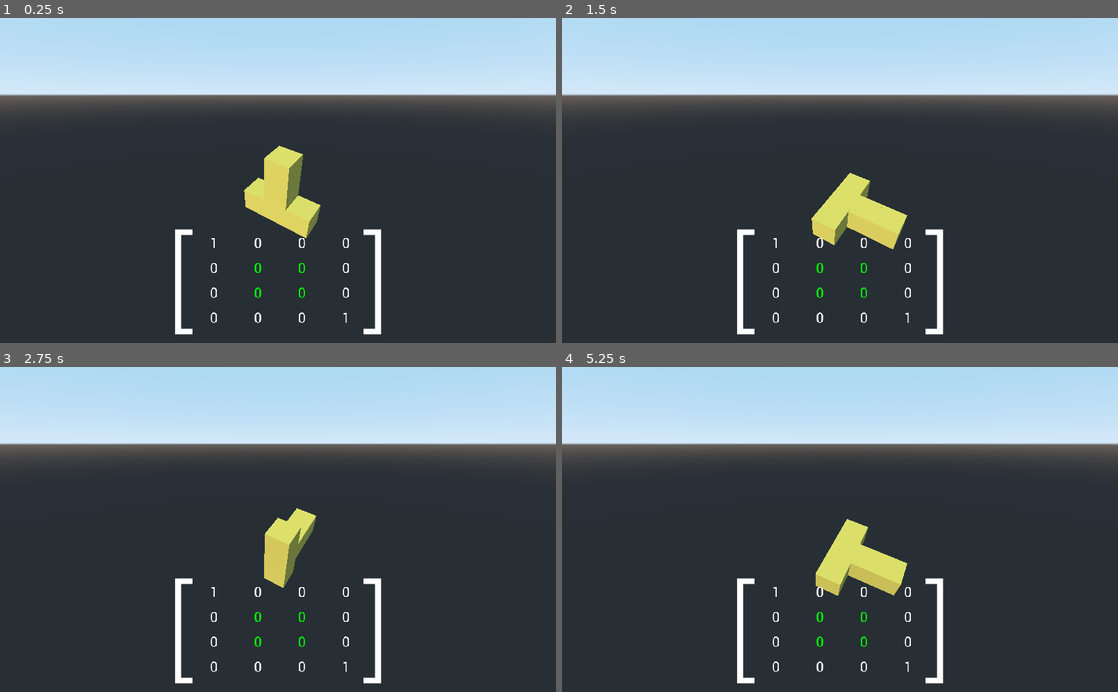
Above: before the commit, frames 1-4 (two rows, left to right).
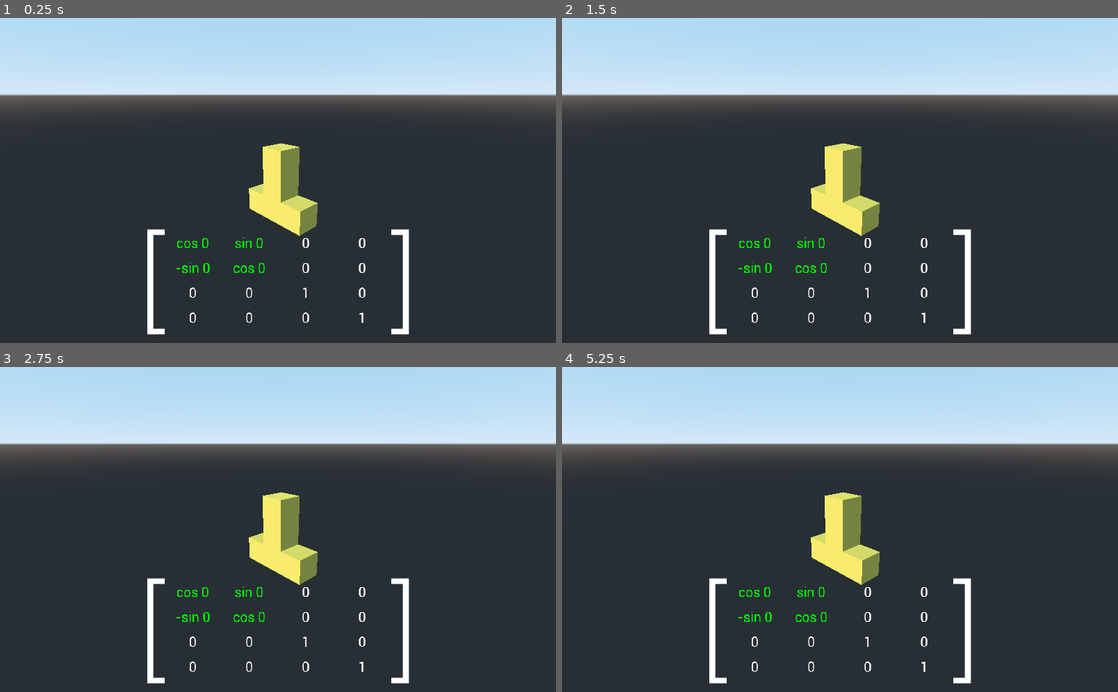
Above: after the commit, the same moments.

Repository: AngelOnFira/math-for-game-dev
Game: Godot game, scene res://Scenes/Main.tscn
Same seed, same stepped clock (60 frames per second), same inputs: the game is played once before the commit and once after it.
Inputs (mouse positions are in pixels of both pictures, inside the frame that each line leads up to):
- Up to frame 1 (0.25 s): no input
- Up to frame 2 (1.5 s): move the mouse to (962, 164) at 0.52 s; move the mouse to (728, 196) at 1.27 s
- Up to frame 3 (2.75 s): move the mouse to (333, 458) at 2.02 s
- Up to frame 4 (5.25 s): move the mouse to (812, 594) at 2.77 s; move the mouse to (1006, 578) at 3.52 s; move the mouse to (673, 480) at 4.27 s; move the mouse to (867, 529) at 5.02 s

The runs differ from the first frame. In frame 1, 4.4% of the frame differs, in the area x 26-74%, y 38-98%; in frame 2, 5.5%; in frame 3, 5.1%; in frame 4, 5.5%.

Commit message:
Added rotation changes

Diff:
--- a/assignment-1/Scenes/Main.tscn
+++ b/assignment-1/Scenes/Main.tscn
@@ -23,15 +23,47 @@
 [node name="CanvasLayer" type="CanvasLayer" parent="."]
 
 [node name="TranslationMatrix" parent="CanvasLayer" instance=ExtResource( 3 )]
+visible = false
 anchor_left = 0.5
 anchor_top = 1.0
-anchor_right = 0.5
 anchor_bottom = 1.0
-margin_left = -206.0
+margin_left = -257.0
 margin_top = -233.0
-margin_right = 206.0
+margin_right = 257.0
+margin_bottom = 0.0
+matrix_type = "translation"
+
+[node name="RotationXMatrix" parent="CanvasLayer" instance=ExtResource( 3 )]
+visible = false
+anchor_left = 0.5
+anchor_top = 1.0
+anchor_bottom = 1.0
+margin_left = -257.0
+margin_top = -233.0
+margin_right = 257.0
 margin_bottom = 0.0
 matrix_type = "rotate x"
+
+[node name="RotationYMatrix2" parent="CanvasLayer" instance=ExtResource( 3 )]
+visible = false
+anchor_left = 0.5
+anchor_top = 1.0
+anchor_bottom = 1.0
+margin_left = -257.0
+margin_top = -233.0
+margin_right = 257.0
+margin_bottom = 0.0
+matrix_type = "rotate y"
+
+[node name="RotationZMatrix3" parent="CanvasLayer" instance=ExtResource( 3 )]
+anchor_left = 0.5
+anchor_top = 1.0
+anchor_bottom = 1.0
+margin_left = -257.0
+margin_top = -233.0
+margin_right = 257.0
+margin_bottom = 0.0
+matrix_type = "rotate z"
 
 [node name="MeshInstance" type="MeshInstance" parent="."]
 visible = false
--- a/assignment-1/Scenes/Matrix.tscn
+++ b/assignment-1/Scenes/Matrix.tscn
@@ -9,10 +9,11 @@
 font_data = ExtResource( 2 )
 
 [node name="Matrix" type="Control"]
-anchor_right = 0.349
-anchor_bottom = 0.325
-margin_right = 54.624
-margin_bottom = 38.0
+anchor_right = 0.5
+anchor_bottom = 0.388
+margin_right = 2.0
+margin_bottom = 0.199997
+rect_min_size = Vector2( 514, 233 )
 mouse_filter = 2
 script = ExtResource( 3 )
 __meta__ = {
@@ -53,88 +54,92 @@
 
 [node name="Element" parent="GridContainer" instance=ExtResource( 1 )]
 margin_top = -1.0
+margin_right = 100.0
 margin_bottom = 41.95
 
 [node name="Element2" parent="GridContainer" instance=ExtResource( 1 )]
-margin_left = 81.0
+margin_left = 104.0
 margin_top = -1.0
-margin_right = 158.31
+margin_right = 204.0
 margin_bottom = 41.95
 
 [node name="Element3" parent="GridContainer" instance=ExtResource( 1 )]
-margin_left = 162.0
+margin_left = 208.0
 margin_top = -1.0
-margin_right = 239.31
+margin_right = 308.0
 margin_bottom = 41.95
 
 [node name="Element4" parent="GridContainer" instance=ExtResource( 1 )]
-margin_left = 243.0
+margin_left = 312.0
 margin_top = -1.0
-margin_right = 320.31
+margin_right = 412.0
 margin_bottom = 41.95
 
 [node name="Element5" parent="GridContainer" instance=ExtResource( 1 )]
 margin_top = 45.0
+margin_right = 100.0
 margin_bottom = 87.95
 
 [node name="Element6" parent="GridContainer" instance=ExtResource( 1 )]
-margin_left = 81.0
+margin_left = 104.0
 margin_top = 45.0
-margin_right = 158.31
+margin_right = 204.0
 margin_bottom = 87.95
 
 [node name="Element7" parent="GridContainer" instance=ExtResource( 1 )]
-margin_left = 162.0
+margin_left = 208.0
 margin_top = 45.0
-margin_right = 239.31
+margin_right = 308.0
 margin_bottom = 87.95
 
 [node name="Element8" parent="GridContainer" instance=ExtResource( 1 )]
-margin_left = 243.0
+margin_left = 312.0
 margin_top = 45.0
-margin_right = 320.31
+margin_right = 412.0
 margin_bottom = 87.95
 
 [node name="Element9" parent="GridContainer" instance=ExtResource( 1 )]
 margin_top = 91.0
+margin_right = 100.0
 margin_bottom = 133.95
 
 [node name="Element10" parent="GridContainer" instance=ExtResource( 1 )]
-margin_left = 81.0
+margin_left = 104.0
 margin_top = 91.0
-margin_right = 158.31
+margin_right = 204.0
 margin_bottom = 133.95
 
 [node name="Element11" parent="GridContainer" instance=ExtResource( 1 )]
-margin_left = 162.0
+margin_left = 208.0
 margin_top = 91.0
-margin_right = 239.31
+margin_right = 308.0
 margin_bottom = 133.95
 
 [node name="Element12" parent="GridContainer" instance=ExtResource( 1 )]
-margin_left = 243.0
+margin_left = 312.0
 margin_top = 91.0
-margin_right = 320.31
+margin_right = 412.0
 margin_bottom = 133.95
 
 [node name="Element13" parent="GridContainer" instance=ExtResource( 1 )]
 margin_top = 137.0
+margin_right = 100.0
 margin_bottom = 179.95
 
 [node name="Element14" parent="GridContainer" instance=ExtResource( 1 )]
-margin_left = 81.0
+margin_left = 104.0
 margin_top = 137.0
-margin_right = 158.31
+margin_right = 204.0
 margin_bottom = 179.95
 
 [node name="Element15" parent="GridContainer" instance=ExtResource( 1 )]
-margin_left = 162.0
+margin_left = 208.0
 margin_top = 137.0
-margin_right = 239.31
+margin_right = 308.0
 margin_bottom = 179.95
 
 [node name="Element16" parent="GridContainer" instance=ExtResource( 1 )]
-margin_left = 243.0
+margin_left = 312.0
 margin_top = 137.0
-margin_right = 320.31
+margin_right = 412.0
 margin_bottom = 179.95
--- a/assignment-1/Scenes/Matrix_Element.tscn
+++ b/assignment-1/Scenes/Matrix_Element.tscn
@@ -10,7 +10,7 @@
 [node name="Element" type="Label"]
 margin_right = 77.31
 margin_bottom = 53.35
-rect_min_size = Vector2( 77.31, 42.95 )
+rect_min_size = Vector2( 100, 42.95 )
 mouse_filter = 1
 custom_fonts/font = SubResource( 1 )
 text = "0"
--- a/assignment-1/Scripts/Main.gd
+++ b/assignment-1/Scripts/Main.gd
@@ -5,19 +5,26 @@
 	pass # Replace with function body.
 
 func _process(delta):
-	$Piece.rotate_x(1 * delta)
-	$Piece.rotate_y(1 * delta)
-	$Piece.rotate_z(1 * delta)
+	pass
 
-func matrix_element_change(type, value):
-	if type in ["x", "y", "z"]:
+func matrix_element_change(type, element, value, change):
+	if type == "translation":
 		var translation = $Piece.get_translation()
-
-		if type == "x":
+		if element == "x":
 			translation.x = value
-		elif type == "y":
+		elif element == "y":
 			translation.y = value
-		elif type == "z":
+		elif element == "z":
 			translation.z = value
 
 		$Piece.set_translation(translation)
+
+	elif type == "rotate x":
+		$Piece.rotate_x(deg2rad(change))
+
+	elif type == "rotate y":
+		print(type)
+		$Piece.rotate_y(deg2rad(change))
+
+	elif type == "rotate z":
+		$Piece.rotate_z(deg2rad(change))
--- a/assignment-1/Scripts/Matrix.gd
+++ b/assignment-1/Scripts/Matrix.gd
@@ -1,6 +1,7 @@
 extends Control
 
 export(String, "translation", "rotate x", "rotate y", "rotate z") var matrix_type
+var theta = []
 
 var translation_matrix = [
 	[1, 0, 0, 0],
@@ -52,6 +53,10 @@
 			if typeof(element) == TYPE_STRING:
 				matrix_element.editable = true
 				matrix_element.add_color_override("font_color", Color(0,1,0))
-				matrix_element.type = element
+				matrix_element.type = matrix_type
+				matrix_element.element = element
+				if !(element in ["x", "y", "z"]):
+					matrix_element.text = element + " 0"
+					theta.append(matrix_element)
 			elif element != 0:
 				matrix_element.text = String(element)
--- a/assignment-1/Scripts/Matrix_Element.gd
+++ b/assignment-1/Scripts/Matrix_Element.gd
@@ -2,6 +2,8 @@
 
 var editable := false
 var type: String = ""
+var element: String = ""
+var last_val := 0
 
 signal element_change
 
@@ -28,6 +30,13 @@
 		$HSlider.set_visible(false)
 
 func _on_HSlider_value_changed(value):
-	emit_signal("element_change", type, value)
+	emit_signal("element_change", type, element, value, (value - last_val) * 90)
+	print(value - last_val)
+	last_val = value
+
 	if editable:
-		$".".text = String(value)
+		if !(type in ["x", "y", "z"]):
+			for sibiling in get_parent().get_parent().theta:
+				sibiling.text = element + " " + String(value * 90)
+		else:
+			$".".text = String(value)
